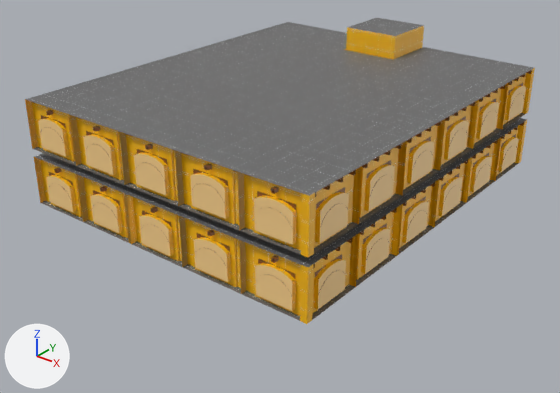
Two versions of the Blender file Blends/level-1-depository.blend, one commit apart.
Before and after are seen from a camera (50 mm lens) standing at (27.4, -35.7, 20.7) and looking at (2.1, -4.1, 1.1). Lighting does not change. The marker at lower left points along +X, +Y and +Z. Objects named as collision shapes, trigger or cutter boxes, shadow casters or lower levels of detail are left out.

The scene before the commit, as lines of its bpy script (objects in view):
```python
ob_kit_pillar_4m = bpy.data.objects.new('kit-pillar-4m', me_kit_pillar_4m)
ob_kit_pillar_4m.location = (6.0, -16.5, 0.0)
ob_kit_pillar_4m_001 = bpy.data.objects.new('kit-pillar-4m.001', me_kit_pillar_4m)
ob_kit_pillar_4m_001.location = (8.0, -10.0, 3.5)
ob_kit_pillar_4m_006 = bpy.data.objects.new('kit-pillar-4m.006', me_kit_pillar_4m)
ob_kit_pillar_4m_006.location = (8.0, -6.0, 3.5)
ob_kit_pillar_4m_011 = bpy.data.objects.new('kit-pillar-4m.011', me_kit_pillar_4m)
ob_kit_pillar_4m_011.location = (8.0, -2.0, 3.5)
ob_kit_pillar_4m_016 = bpy.data.objects.new('kit-pillar-4m.016', me_kit_pillar_4m)
ob_kit_pillar_4m_016.location = (8.0, 2.0, 3.5)
ob_kit_pillar_4m_021 = bpy.data.objects.new('kit-pillar-4m.021', me_kit_pillar_4m)
ob_kit_pillar_4m_021.location = (8.0, 6.0, 3.5)
ob_kit_pillar_4m_026 = bpy.data.objects.new('kit-pillar-4m.026', me_kit_pillar_4m)
ob_kit_pillar_4m_026.location = (8.0, 10.0, 3.5)
ob_kit_window_4m = bpy.data.objects.new('kit-window-4m', me_kit_window_4m)
ob_kit_window_4m.location = (0.0, -16.5, 0.0)
ob_kit_window_4m_009 = bpy.data.objects.new('kit-window-4m.009', me_kit_window_4m)
ob_kit_window_4m_009.location = (10.0, -10.0, 3.5)
ob_kit_window_4m_009.rotation_euler = (0.0, 0.0, -4.712)  # degrees (0, 0, -270)
# also in view: 'kit-window-4m.010' at (9.8, -6.0, 5.0); 'kit-window-4m.005' at (-8.0, -11.8, 5.0); 'kit-window-4m.026' at (9.8, -10.0, 1.5); 'kit-window-4m.031' at (9.8, 10.0, 1.5); 'kit-window-4m.001' at (0.0, -11.8, 5.0)
```
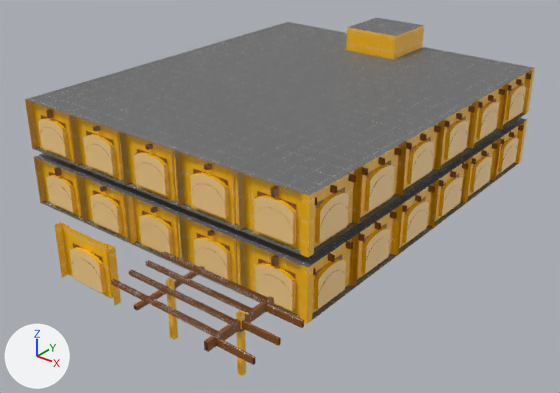
Diff of the bpy script that builds the scene:
```diff
--- a/Blends/level-1-depository.blend.py
+++ b/Blends/level-1-depository.blend.py
@@ me_kit_pillar_4m_001 @@
+me_kit_pillar_4m_001.from_pydata(...)  # 264 vertices, 177 faces; spans x -2.0..2.0, y -2.0..2.0, z 0.0..3.0
+# faces by material slot: [4, 39, 134]
+me_kit_pillar_4m_001.materials.append(mat_brick)  # picture img_pt_wall_png
+me_kit_pillar_4m_001.materials.append(mat_wood)  # picture img_pt_wood_png
+me_kit_pillar_4m_001.materials.append(mat_floor)  # picture img_pt_default_png
@@ ob_kit_window_4m @@
 _m = ob_kit_window_4m.modifiers.new('EdgeSplit', 'EDGE_SPLIT')
 _m.use_edge_angle = False
-ob_kit_window_4m.hide_set(True)
@@ ob_kit_pillar_4m @@
 ob_kit_pillar_4m.location = (6.0, -16.5, 0.0)
-ob_kit_pillar_4m.hide_set(True)
@@ ob_kit_pillar_4m_001 @@
-ob_kit_pillar_4m_001 = bpy.data.objects.new('kit-pillar-4m.001', me_kit_pillar_4m)
-ob_kit_pillar_4m_001.location = (8.0, -10.0, 3.5)
+ob_kit_pillar_4m_001 = bpy.data.objects.new('kit-pillar-4m.001', me_kit_pillar_4m_001)
+ob_kit_pillar_4m_001.location = (8.0, -6.0, 3.5)
@@ ob_kit_pillar_4m_006 @@
-ob_kit_pillar_4m_006 = bpy.data.objects.new('kit-pillar-4m.006', me_kit_pillar_4m)
-ob_kit_pillar_4m_006.location = (8.0, -6.0, 3.5)
+ob_kit_pillar_4m_006 = bpy.data.objects.new('kit-pillar-4m.006', me_kit_pillar_4m_001)
+ob_kit_pillar_4m_006.location = (8.0, -2.0, 3.5)
@@ ob_kit_pillar_4m_011 @@
-ob_kit_pillar_4m_011 = bpy.data.objects.new('kit-pillar-4m.011', me_kit_pillar_4m)
-ob_kit_pillar_4m_011.location = (8.0, -2.0, 3.5)
+ob_kit_pillar_4m_011 = bpy.data.objects.new('kit-pillar-4m.011', me_kit_pillar_4m_001)
+ob_kit_pillar_4m_011.location = (8.0, 2.0, 3.5)
@@ ob_kit_pillar_4m_016 @@
-ob_kit_pillar_4m_016 = bpy.data.objects.new('kit-pillar-4m.016', me_kit_pillar_4m)
-ob_kit_pillar_4m_016.location = (8.0, 2.0, 3.5)
+ob_kit_pillar_4m_016 = bpy.data.objects.new('kit-pillar-4m.016', me_kit_pillar_4m_001)
+ob_kit_pillar_4m_016.location = (8.0, 6.0, 3.5)
@@ ob_kit_pillar_4m_021 @@
-ob_kit_pillar_4m_021 = bpy.data.objects.new('kit-pillar-4m.021', me_kit_pillar_4m)
-ob_kit_pillar_4m_021.location = (8.0, 6.0, 3.5)
+ob_kit_pillar_4m_021 = bpy.data.objects.new('kit-pillar-4m.021', me_kit_pillar_4m_001)
+ob_kit_pillar_4m_021.location = (8.0, 10.0, 3.5)
@@ ob_kit_pillar_4m_026 @@
-ob_kit_pillar_4m_026 = bpy.data.objects.new('kit-pillar-4m.026', me_kit_pillar_4m)
-ob_kit_pillar_4m_026.location = (8.0, 10.0, 3.5)
+ob_kit_pillar_4m_026 = bpy.data.objects.new('kit-pillar-4m.026', me_kit_pillar_4m_001)
+ob_kit_pillar_4m_026.location = (8.0, -10.0, 0.0)
@@ ob_kit_pillar_4m_053 @@
-ob_kit_pillar_4m_053 = bpy.data.objects.new('kit-pillar-4m.053', me_kit_pillar_4m)
+ob_kit_pillar_4m_053 = bpy.data.objects.new('kit-pillar-4m.053', me_kit_pillar_4m_001)
 ob_kit_pillar_4m_053.location = (8.0, -2.0, 0.0)
@@ ob_kit_pillar_4m_054 @@
-ob_kit_pillar_4m_054 = bpy.data.objects.new('kit-pillar-4m.054', me_kit_pillar_4m)
+ob_kit_pillar_4m_054 = bpy.data.objects.new('kit-pillar-4m.054', me_kit_pillar_4m_001)
 ob_kit_pillar_4m_054.location = (8.0, 2.0, 0.0)
@@ ob_kit_pillar_4m_055 @@
-ob_kit_pillar_4m_055 = bpy.data.objects.new('kit-pillar-4m.055', me_kit_pillar_4m)
+ob_kit_pillar_4m_055 = bpy.data.objects.new('kit-pillar-4m.055', me_kit_pillar_4m_001)
 ob_kit_pillar_4m_055.location = (8.0, 6.0, 0.0)
@@ ob_kit_pillar_4m_056 @@
-ob_kit_pillar_4m_056 = bpy.data.objects.new('kit-pillar-4m.056', me_kit_pillar_4m)
+ob_kit_pillar_4m_056 = bpy.data.objects.new('kit-pillar-4m.056', me_kit_pillar_4m_001)
 ob_kit_pillar_4m_056.location = (8.0, 10.0, 0.0)
@@ ob_kit_pillar_4m_057 @@
-ob_kit_pillar_4m_057 = bpy.data.objects.new('kit-pillar-4m.057', me_kit_pillar_4m)
-ob_kit_pillar_4m_057.location = (8.0, -6.0, 0.0)
+ob_kit_pillar_4m_057 = bpy.data.objects.new('kit-pillar-4m.057', me_kit_pillar_4m_001)
+ob_kit_pillar_4m_057.location = (-8.0, 10.0, 3.5)
+ob_kit_pillar_4m_057.rotation_euler = (0.0, 0.0, 3.142)  # degrees (0, 0, 180)
@@ ob_kit_pillar_4m_058 @@
-ob_kit_pillar_4m_058 = bpy.data.objects.new('kit-pillar-4m.058', me_kit_pillar_4m)
-ob_kit_pillar_4m_058.location = (8.0, -10.0, 0.0)
+ob_kit_pillar_4m_058 = bpy.data.objects.new('kit-pillar-4m.058', me_kit_pillar_4m_001)
+ob_kit_pillar_4m_058.location = (-8.0, 6.0, 3.5)
+ob_kit_pillar_4m_058.rotation_euler = (0.0, 0.0, 3.142)  # degrees (0, 0, 180)
@@ ob_kit_pillar_4m_044 @@
+ob_kit_pillar_4m_044 = bpy.data.objects.new('kit-pillar-4m.044', me_kit_pillar_4m_001)
+ob_kit_pillar_4m_044.location = (8.0, -6.0, 0.0)
@@ ob_kit_pillar_4m_043 @@
+ob_kit_pillar_4m_043 = bpy.data.objects.new('kit-pillar-4m.043', me_kit_pillar_4m_001)
+ob_kit_pillar_4m_043.location = (8.0, -10.0, 3.5)
@@ ob_kit_pillar_4m_032 @@
+ob_kit_pillar_4m_032 = bpy.data.objects.new('kit-pillar-4m.032', me_kit_pillar_4m_001)
+ob_kit_pillar_4m_032.location = (10.0, -16.5, 0.0)
```

What differs and where, as boxes (x1, y1, x2, y2) in the pictures (560 x 393 px):
'kit-pillar-4m.032', added (brown): after (177, 280, 304, 376)
'kit-window-4m', shown (brown): after (54, 222, 121, 305)
'kit-pillar-4m', shown (brown): after (111, 251, 229, 340)
'kit-pillar-4m.001', reshaped, moved: before (243, 170, 356, 197); after (361, 147, 402, 176)
'kit-pillar-4m.026', reshaped, moved: before (508, 70, 532, 85); after (271, 241, 353, 276)
'kit-pillar-4m.043', added: after (271, 173, 356, 206)
'kit-pillar-4m.006', reshaped, moved: before (362, 144, 401, 168); after (406, 125, 441, 150)
'kit-pillar-4m.011', reshaped, moved (9% narrower): before (407, 121, 441, 143); after (444, 106, 475, 127)
'kit-pillar-4m.016', reshaped, moved: before (445, 102, 475, 121); after (478, 88, 505, 108)
'kit-pillar-4m.053', reshaped: before (403, 182, 435, 206); after (402, 185, 435, 212)
'kit-pillar-4m.054', reshaped: before (439, 160, 468, 181); after (439, 163, 468, 187)
'kit-pillar-4m.021', reshaped, moved: before (479, 85, 505, 102); after (508, 73, 531, 91)
'kit-pillar-4m.044', added: after (358, 211, 397, 241)
'kit-pillar-4m.055', reshaped: before (472, 140, 498, 159); after (471, 143, 498, 164)
'kit-pillar-4m.058', reshaped, moved, turned (not visible afterwards): before (271, 237, 353, 269)
'kit-pillar-4m.056', reshaped: before (501, 122, 524, 139); after (501, 125, 524, 144)
'kit-pillar-4m.057', reshaped, moved, turned (not visible afterwards): before (358, 208, 397, 235)
